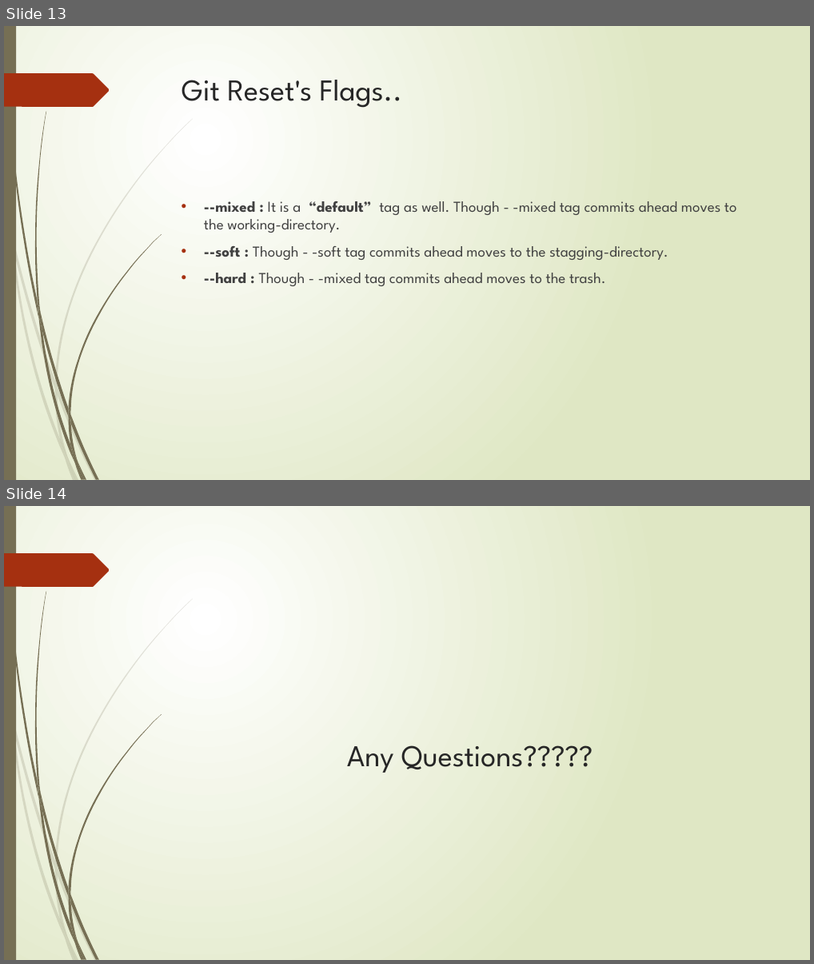
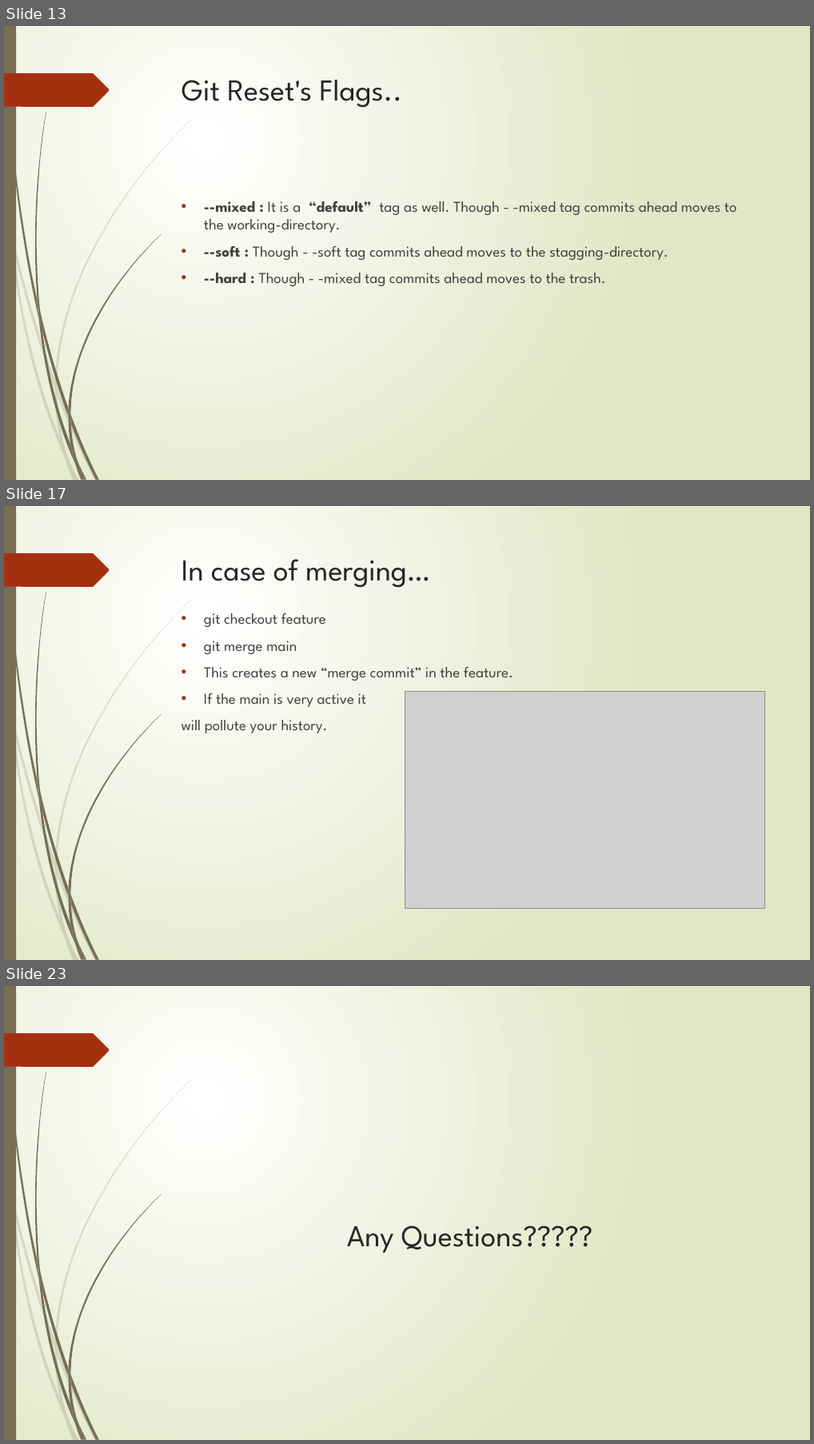
Before and after one commit to saad-janjua/assignment, a slide deck: Version Control with Git.pptx. Shown one above the other, each under a label of ours: slides 13 and 14 before the commit, slides 13, 17 and 23 after it; the slides between them are not shown. The pictures are 814x964 and 814x1444 pixels, drawn with LibreOffice and Linux fonts; fonts in the diff are those of the drawing; grey boxes stand for pictures. Boxes give left, top, right and bottom in pixels: in the first picture for what was removed or moved away, otherwise in the second. Text is boxed around its words. In the diff, an @@ line names an element or a change of style, - is before the commit and + after.

```diff
--- a/Version Control with Git.pptx
+++ b/Version Control with Git.pptx
@@ slide 17 added at (4, 506, 810, 960), background gradient #FFFFFF to #DFE8C4; not listed: 24 template elements that a slide beside it also shows @@
@@ title added at (182, 559, 430, 588), 36 pt, text #262626 @@
+In case of merging…
@@ text added at (182, 613, 514, 733), 18 pt, text #404040 @@
+• git checkout feature
+• git merge main
+• This creates a new “merge commit” in the feature.
+• If the main is very active it
+will pollute your history.
@@ picture added at (405, 691, 765, 908) @@
@@ what was slide 14 is now slide 23 @@
```
Also in this commit, not shown: 4 slides changed, 8 other slides added.
